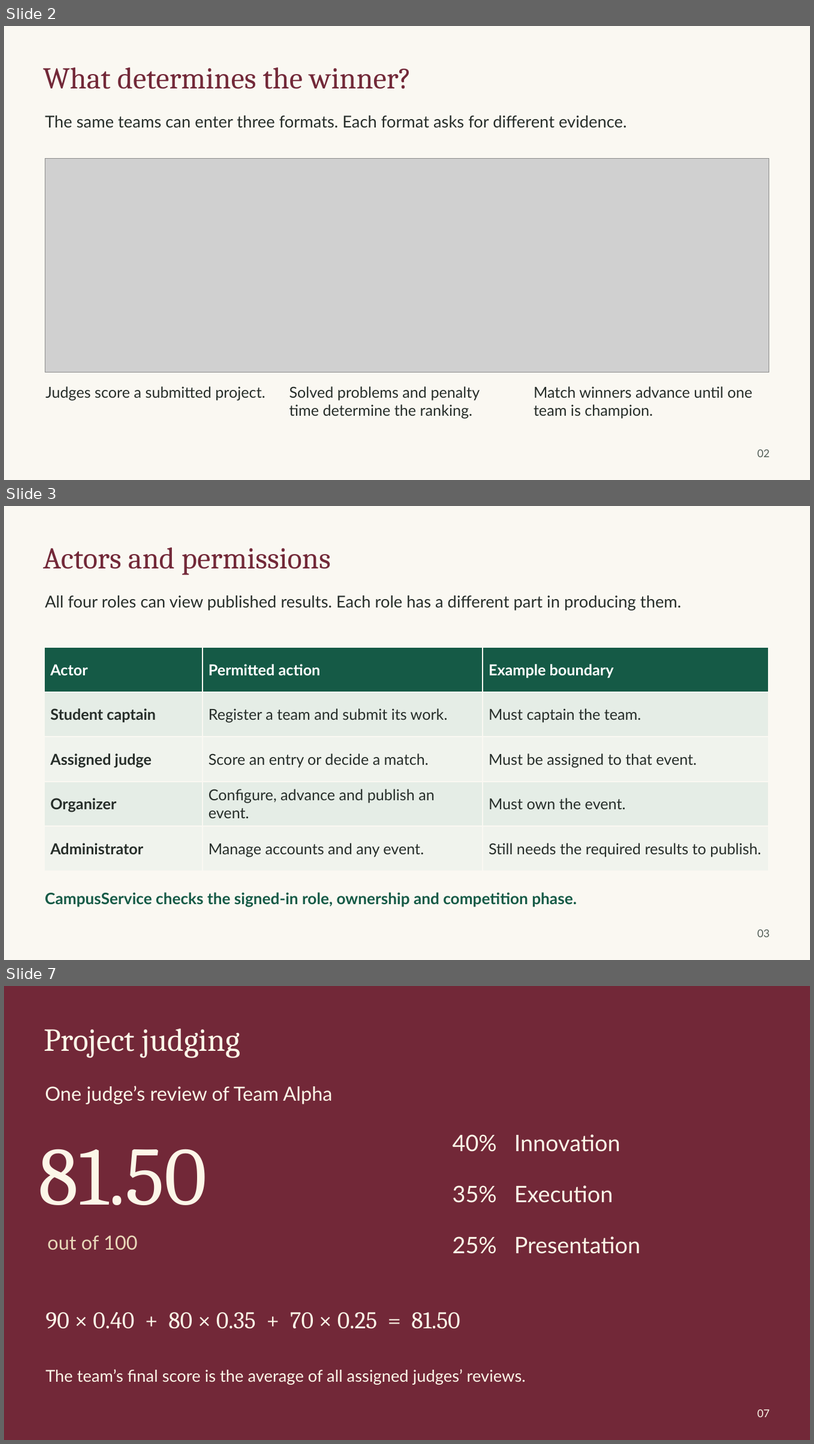
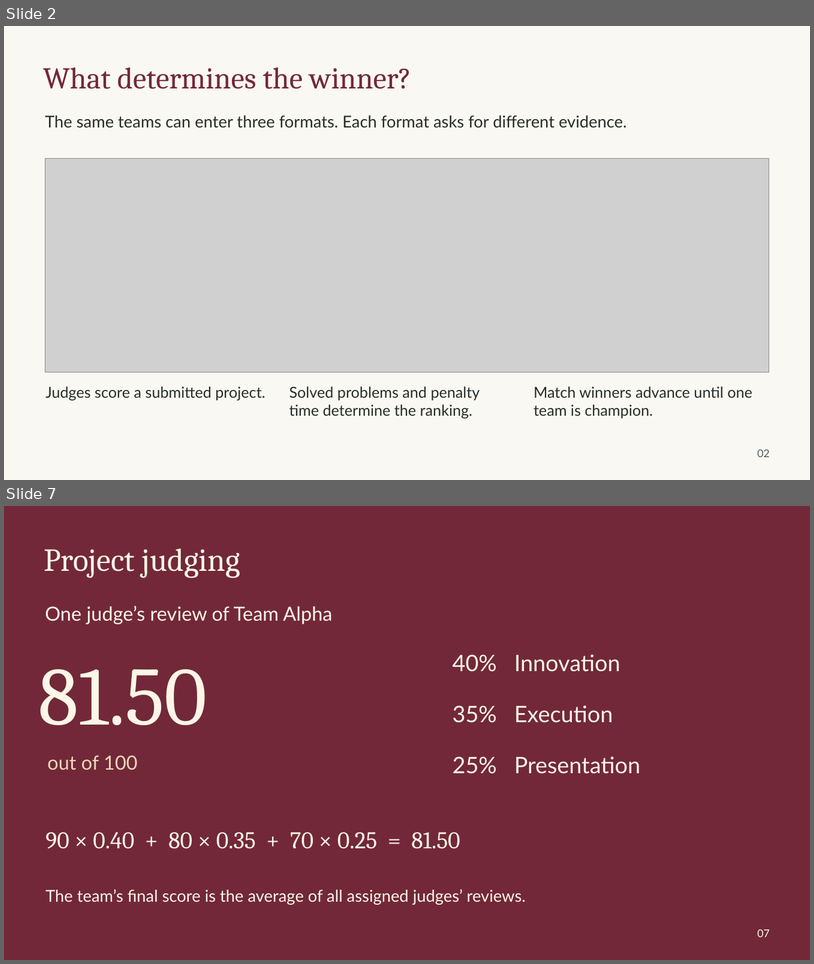
Before and after one commit to V1R3S/OOAD_CCMS, a slide deck: output/presentation/CCMS-OOAD-presentation.pptx. Shown one above the other, each under a label of ours: slides 2, 3 and 7 before the commit, slides 2 and 7 after it; the slides between them are not shown. The pictures are 814x1444 and 814x964 pixels, drawn with LibreOffice and Linux fonts; fonts in the diff are those of the drawing; grey boxes stand for pictures. Boxes give left, top, right and bottom in pixels: in the first picture for what was removed or moved away, otherwise in the second. Text is boxed around its words. In the diff, an @@ line names an element or a change of style, - is before the commit and + after.

```diff
--- a/output/presentation/CCMS-OOAD-presentation.pptx
+++ b/output/presentation/CCMS-OOAD-presentation.pptx
@@ slide 3 removed at <box>4,506,810,960</box>, background #FAF8F2 @@
@@ text removed at <box>43,547,331,575</box> @@
-Actors and permissions
@@ text removed at <box>45,595,681,610</box> @@
-All four roles can view published results. Each role has a different part in producing them.
@@ table removed at <box>45,647,769,871</box>, 5 rows, 3 columns @@
-Actor | Permitted action | Example boundary
-Student captain | Register a team and submit its work. | Must captain the team.
-Assigned judge | Score an entry or decide a match. | Must be assigned to that event.
-Organizer | Configure, advance and publish an event. | Must own the event.
-Administrator | Manage accounts and any event. | Still needs the required results to publish.
@@ text removed at <box>45,892,577,907</box> @@
-CampusService checks the signed-in role, ownership and competition phase.
@@ text removed at <box>758,929,770,937</box> @@
-03
```
Also in this commit, not shown: 9 slides added, 4 other slides removed, 3 other files.
